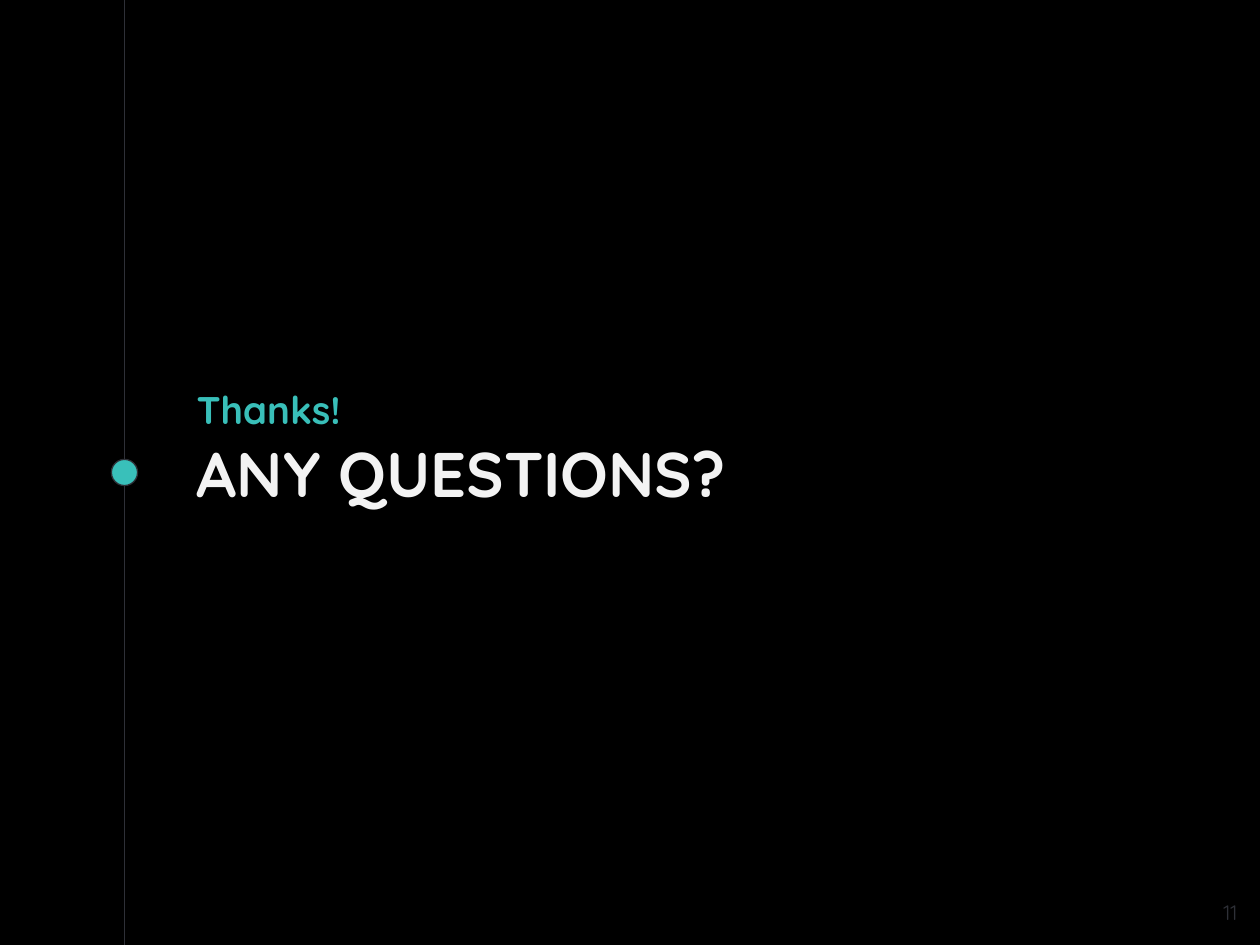
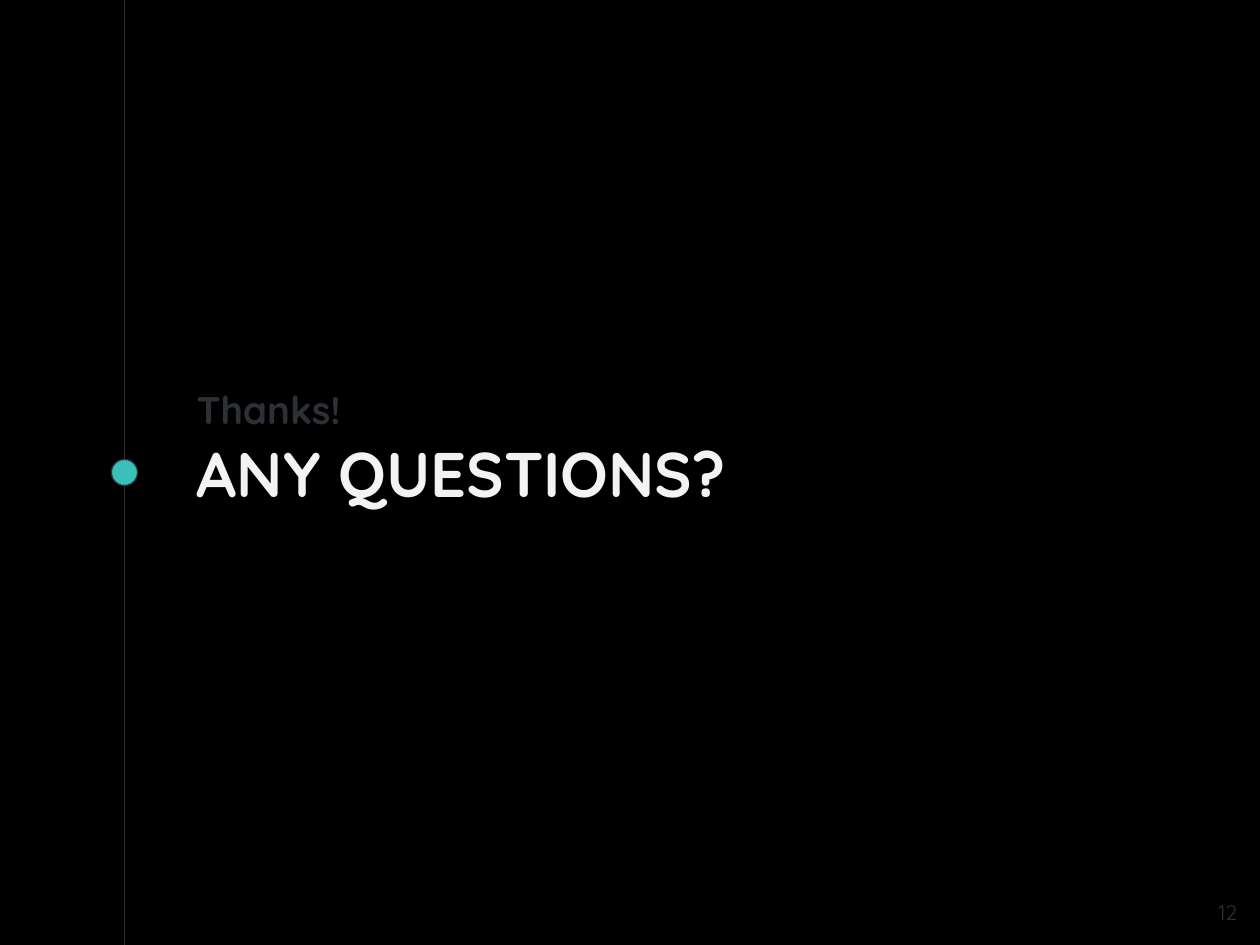
Before and after one commit to jweyers2/learningMachineLearning, a slide deck: slide 12 of 9 Documents/Presentation/AAA_presentation.pptx (slide 11 before the commit). Drawn at 1260x945 pixels with LibreOffice and Linux fonts; fonts in the diff are those of the drawing. Boxes give left, top, right and bottom in pixels: in the first picture for what was removed or moved away, otherwise in the second. Text is boxed around its words. In the diff, an @@ line names an element or a change of style, - is before the commit and + after.

```diff
--- a/9 Documents/Presentation/AAA_presentation.pptx
+++ b/9 Documents/Presentation/AAA_presentation.pptx
@@ title "Thanks!" at <box>197,396,341,424</box>: text colour #39BFB9 to #2E3037 @@
@@ page number at <box>1218,905,1237,920</box>: text changed @@
-11
+12
```
Also in this commit, not shown: 4 other slides changed, 2 slides added, 14 other files.
